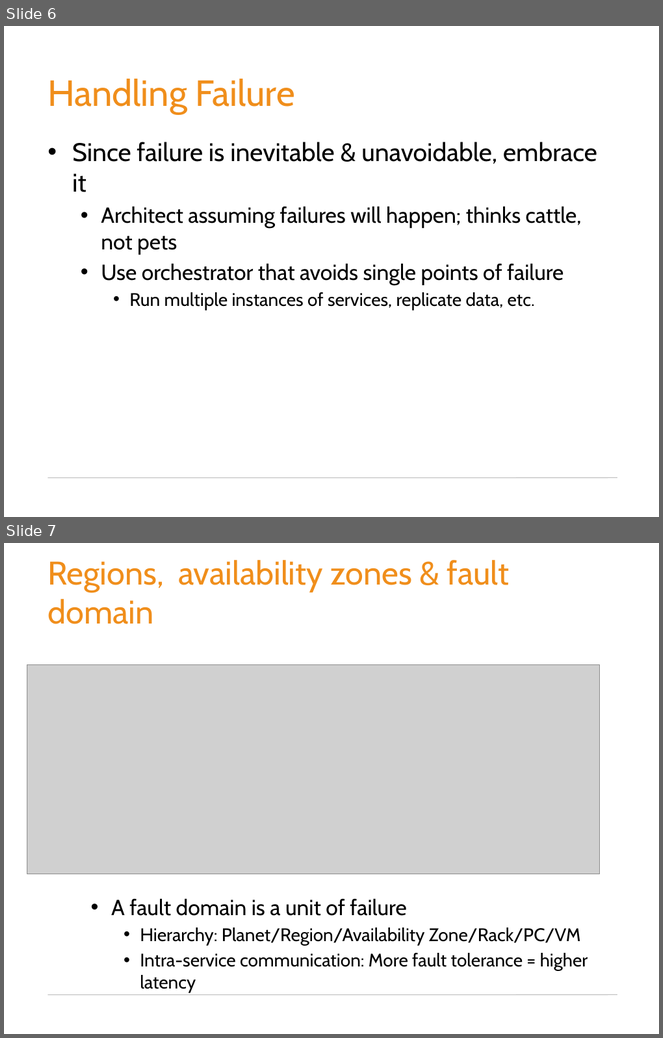
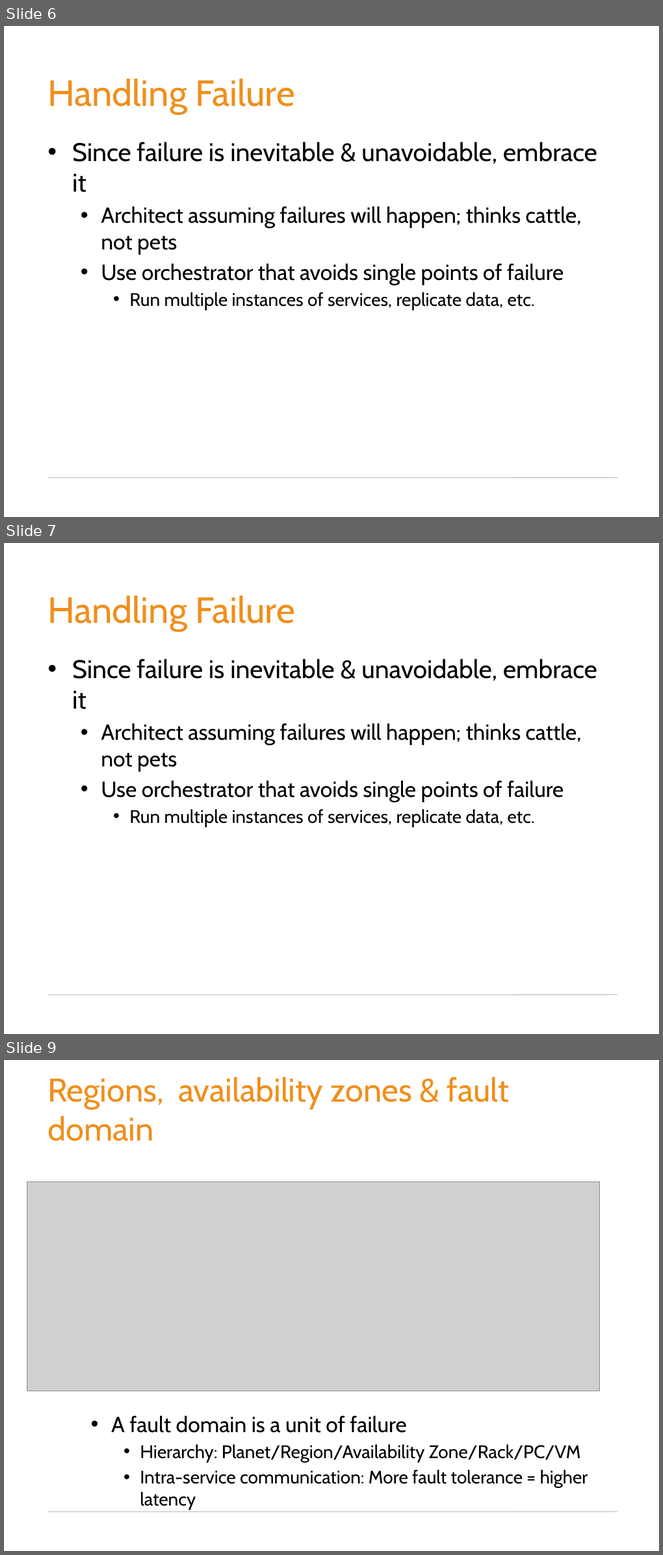
Before and after one commit to germanilia/AWS-MicroServices-Lmabda, a slide deck: Module 01 MicroServices.pptx. Shown one above the other, each under a label of ours: slides 6 and 7 before the commit, slides 6, 7 and 9 after it; the slides between them are not shown. The pictures are 663x1038 and 663x1555 pixels, drawn with LibreOffice and Linux fonts; fonts in the diff are those of the drawing; grey boxes stand for pictures; background and template pictures are left out. Boxes give left, top, right and bottom in pixels: in the first picture for what was removed or moved away, otherwise in the second. Text is boxed around its words. In the diff, an @@ line names an element or a change of style, - is before the commit and + after.

```diff
--- a/Module 01 MicroServices.pptx
+++ b/Module 01 MicroServices.pptx
@@ slide 7 added at <box>4,543,659,1034</box>, background picture (left out); not listed: 1 template element that a slide beside it also shows @@
@@ title added at <box>48,596,295,631</box>, 40 pt, text #F08E1B @@
+Handling Failure
@@ text added at <box>72,659,597,828</box>, 24 pt, text #000000 @@
+• Since failure is inevitable & unavoidable, embrace it
+  • Architect assuming failures will happen; thinks cattle, not pets
+  • Use orchestrator that avoids single points of failure
+    • Run multiple instances of services, replicate data, etc.
@@ what was slide 7 is now slide 9 @@
```
Also in this commit, not shown: 1 slide changed, 3 other slides added.
